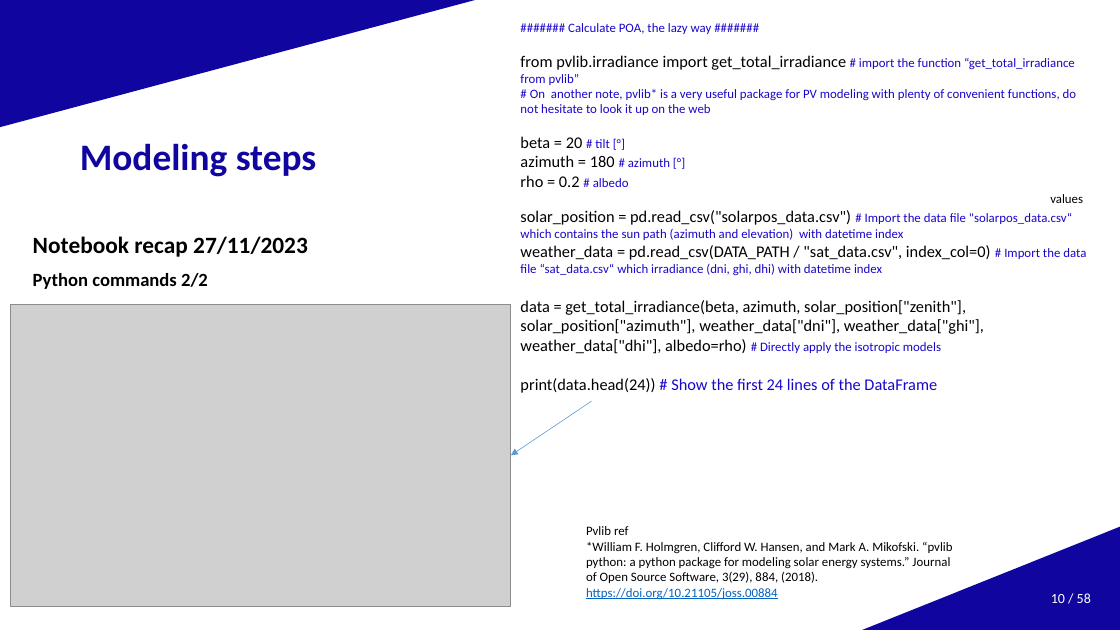
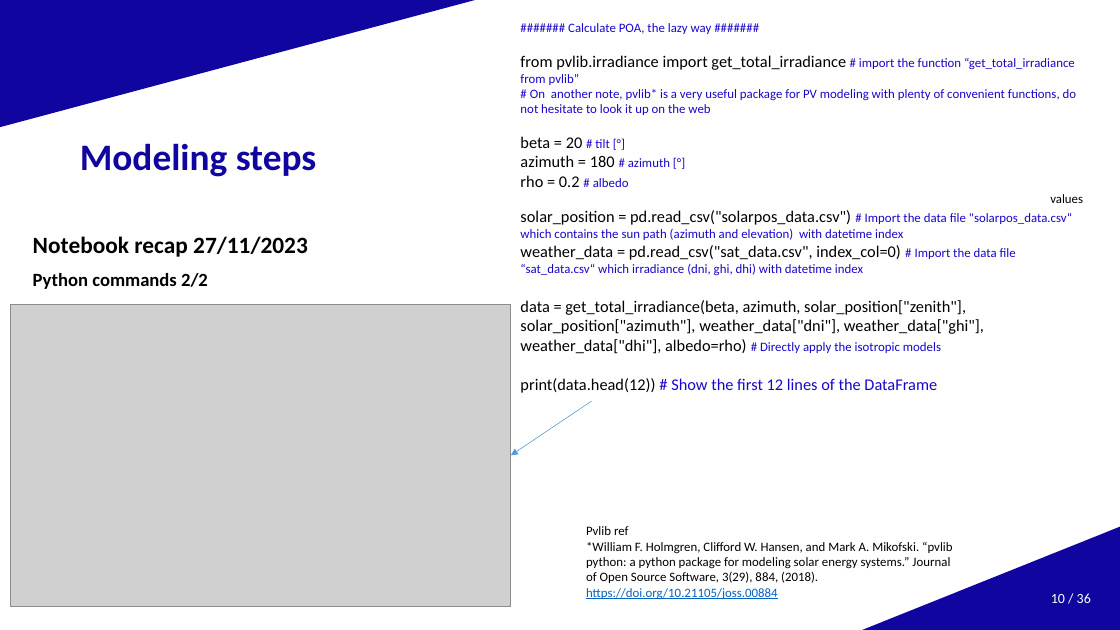
Before and after one commit to AlexandreHugoMathieu/pvfault_detection_solar_academy, a slide deck: slide 10 of slides/slides_05122023.pptx. Drawn at 1120x630 pixels with LibreOffice and Linux fonts; fonts in the diff are those of the drawing; grey boxes stand for pictures; background and template pictures are left out. Boxes give left, top, right and bottom in pixels: in the first picture for what was removed or moved away, otherwise in the second. Text is boxed around its words. In the diff, an @@ line names an element or a change of style, - is before the commit and + after.

```diff
--- a/slides/slides_05122023.pptx
+++ b/slides/slides_05122023.pptx
@@ text at (520,245,1016,276): text changed @@
-weather_data = pd.read_csv(DATA_PATH / "sat_data.csv", index_col=0) # Import the data file “sat_data.csv“ which irradiance (dni, ghi, dhi) with datetime index
+weather_data = pd.read_csv("sat_data.csv", index_col=0) # Import the data file “sat_data.csv“ which irradiance (dni, ghi, dhi) with datetime index
@@ text at (520,378,937,393): text changed @@
-print(data.head(24)) # Show the first 24 lines of the DataFrame
+print(data.head(12)) # Show the first 12 lines of the DataFrame
@@ page number at (1051,593,1091,603): text changed @@
-10 / 58
+10 / 36
```
Also in this commit, not shown: 5 other slides changed, 2 other files.
